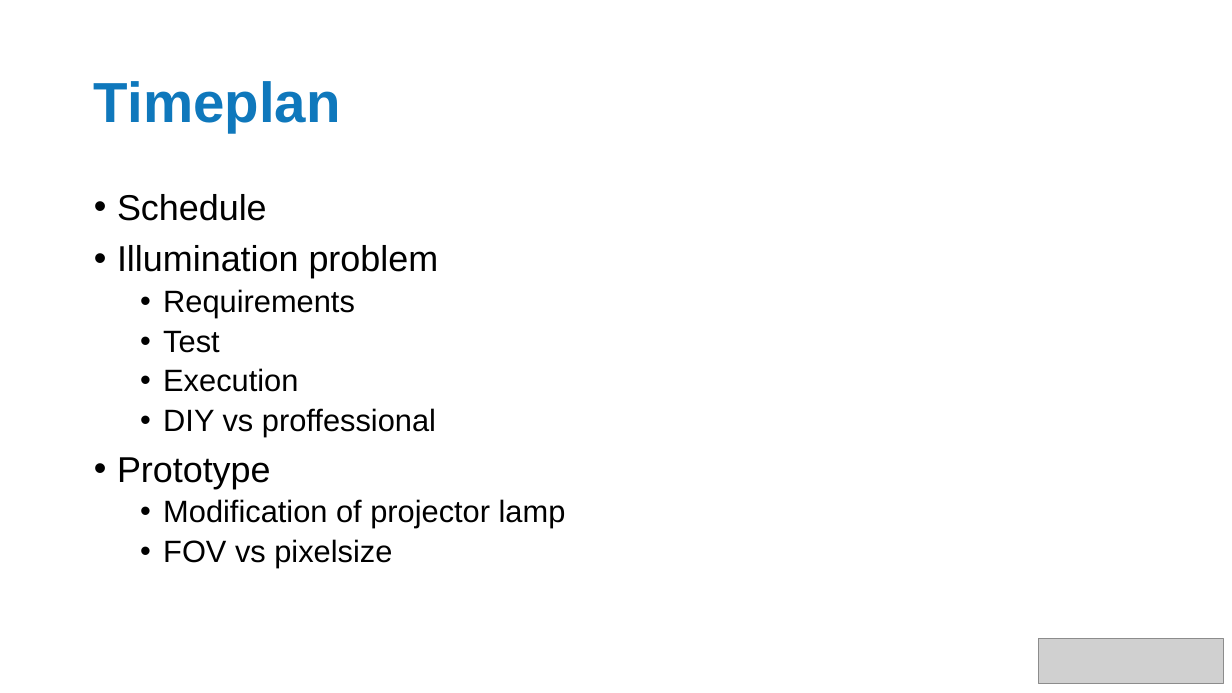
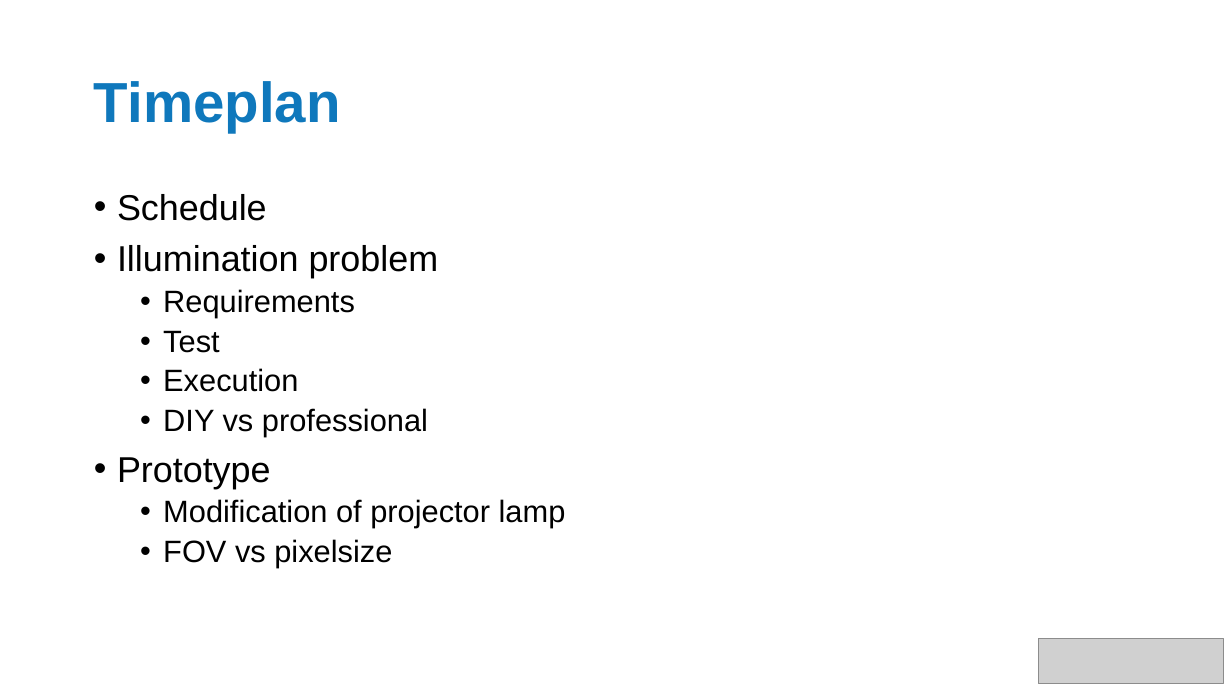
Before and after one commit to Rasmus-Ulstrup/Road-Anomaly-Detector, a slide deck: slide 2 of docs/Presentations/Thesis schedule presentation week 3.pptm. Drawn at 1232x693 pixels with LibreOffice and Linux fonts; fonts in the diff are those of the drawing; grey boxes stand for pictures. Boxes give left, top, right and bottom in pixels: in the first picture for what was removed or moved away, otherwise in the second. Text is boxed around its words. In the diff, an @@ line names an element or a change of style, - is before the commit and + after.

```diff
--- a/docs/Presentations/Thesis schedule presentation week 3.pptm
+++ b/docs/Presentations/Thesis schedule presentation week 3.pptm
@@ text at (163,408,428,437): text changed @@
-  • DIY vs proffessional
+  • DIY vs professional
```
